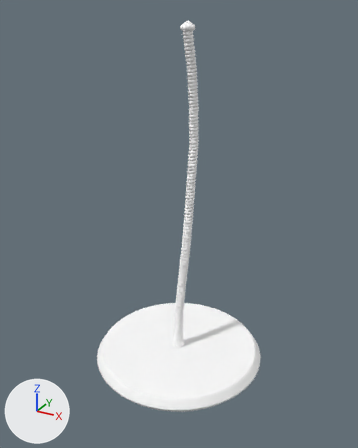
An edit to the FBX model Assets/Models/Props/Pedestal_Skeleton.fbx, drawn before and after from the same camera.
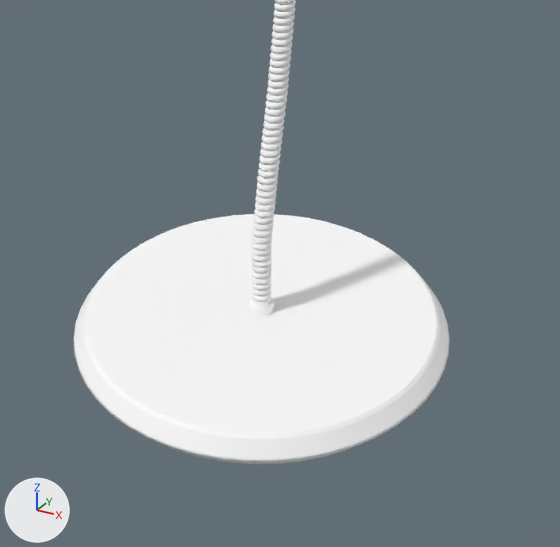
There are two pictures of each version: one whole from a 50 mm lens placed at (0.676, -1.227, 1.111), pointed at (0.002, -0.003, 0.498), one close up on the part from 18% to 86% of the width and 47% to 100% of the height. Arrows for +X, +Y and +Z are at lower left; the lights stay in place. Where no turn or scale is listed for an object, it has been applied to the vertices.

The first close-up shows 'Pedestal_Skeleton'.
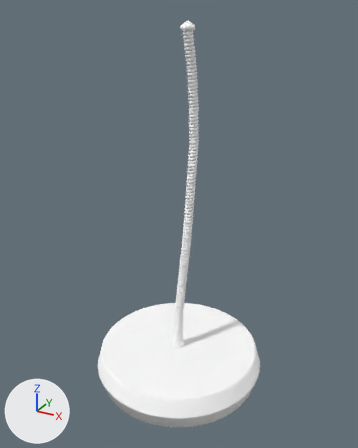
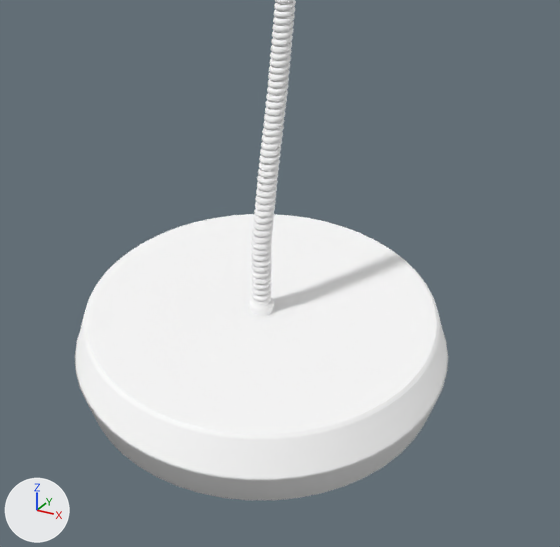
Boxes [x1, y1, x2, y2] around the edits, measured in the close-ups (560 x 547 px; the box of a moved part takes in the faces that stretch with it):
'Pedestal_Skeleton', reshaped: before [73, 0, 450, 464]; after [75, 0, 448, 500]
part 1 of me_mesh, moved or reshaped: before [151, 439, 367, 464]; after [88, 405, 434, 500]
part 2 of me_mesh, moved or reshaped: before [73, 277, 450, 462]; after [75, 313, 448, 481]

What changed in the scene script:
```text
Change me_mesh:
    where me_mesh.from_pydata(...)  # 23737 vertices, 23596 faces; spans x -0.28..0.28, y -0.28..0.28, z 0.0..1.075
    used by ob_pedestal_skeleton; location = (0.0, 0.0, 0.0)
    me_mesh part 1: all 50 vertices in x -0.265..0.265, y -0.264..0.264, z 0.0 are moved by (0.0, 0.0, -0.063)
    me_mesh part 2: all 100 vertices in x -0.28..0.28, y -0.28..0.28, z 0.019..0.022 are moved by (0.0, 0.0, -0.032)
```
